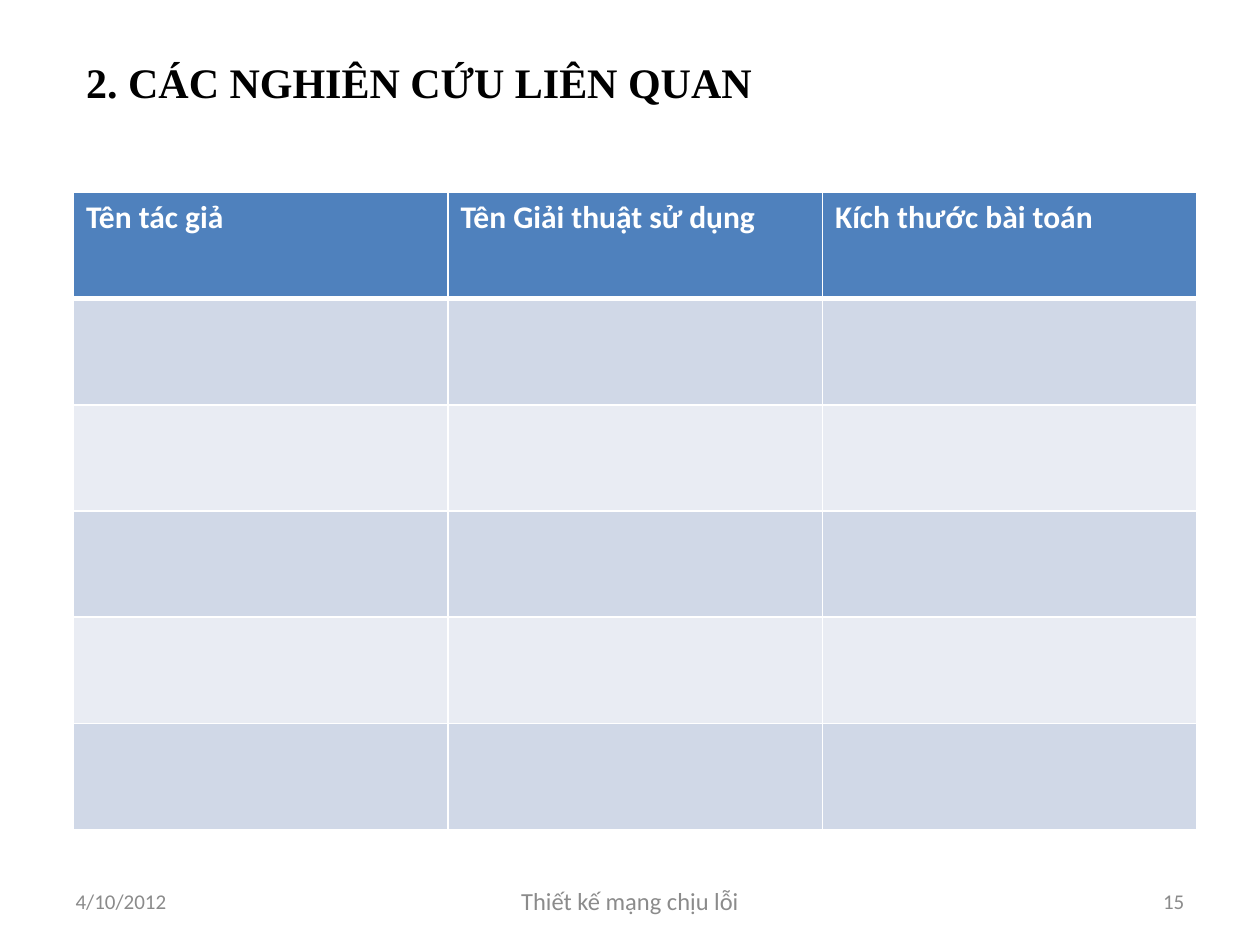
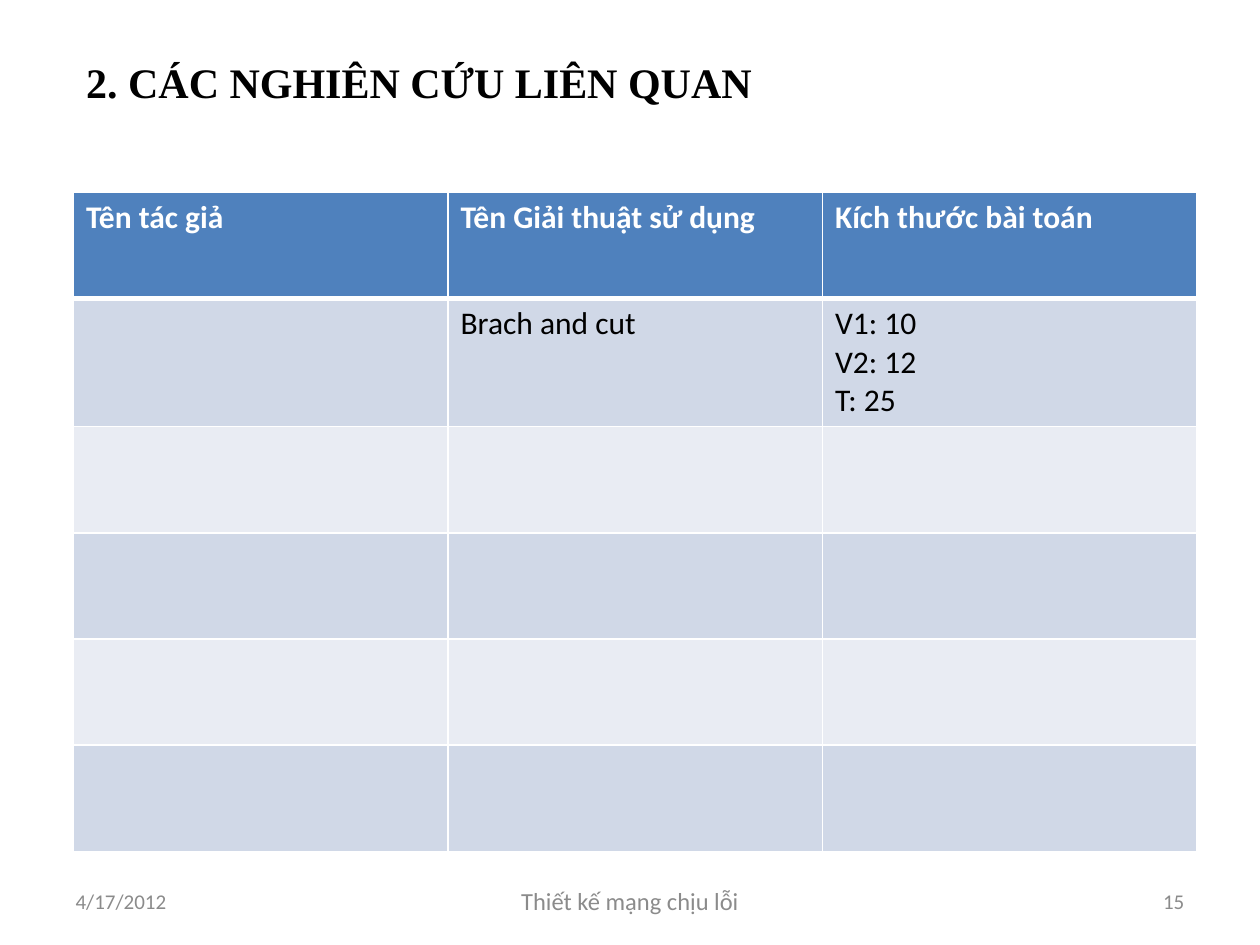
Before and after one commit to luongnv89/GAMSOND, a slide deck: slide 15 of Presents/Luongnv.Intro6.0.pptx. Drawn at 1260x945 pixels with LibreOffice and Linux fonts; fonts in the diff are those of the drawing. Boxes give left, top, right and bottom in pixels: in the first picture for what was removed or moved away, otherwise in the second. Text is boxed around its words. In the diff, an @@ line names an element or a change of style, - is before the commit and + after.

```diff
--- a/Presents/Luongnv.Intro6.0.pptx
+++ b/Presents/Luongnv.Intro6.0.pptx
@@ table at (73,193,1196,849) @@
+row 2:  | Brach and cut | V1: 10 / V2: 12 / T: 25
-row 6:  |  | 
@@ text at (76,894,167,910): text changed @@
-4/10/2012
+4/17/2012
```
Also in this commit, not shown: 27 other slides changed, 1 slide added, 1 other file.
